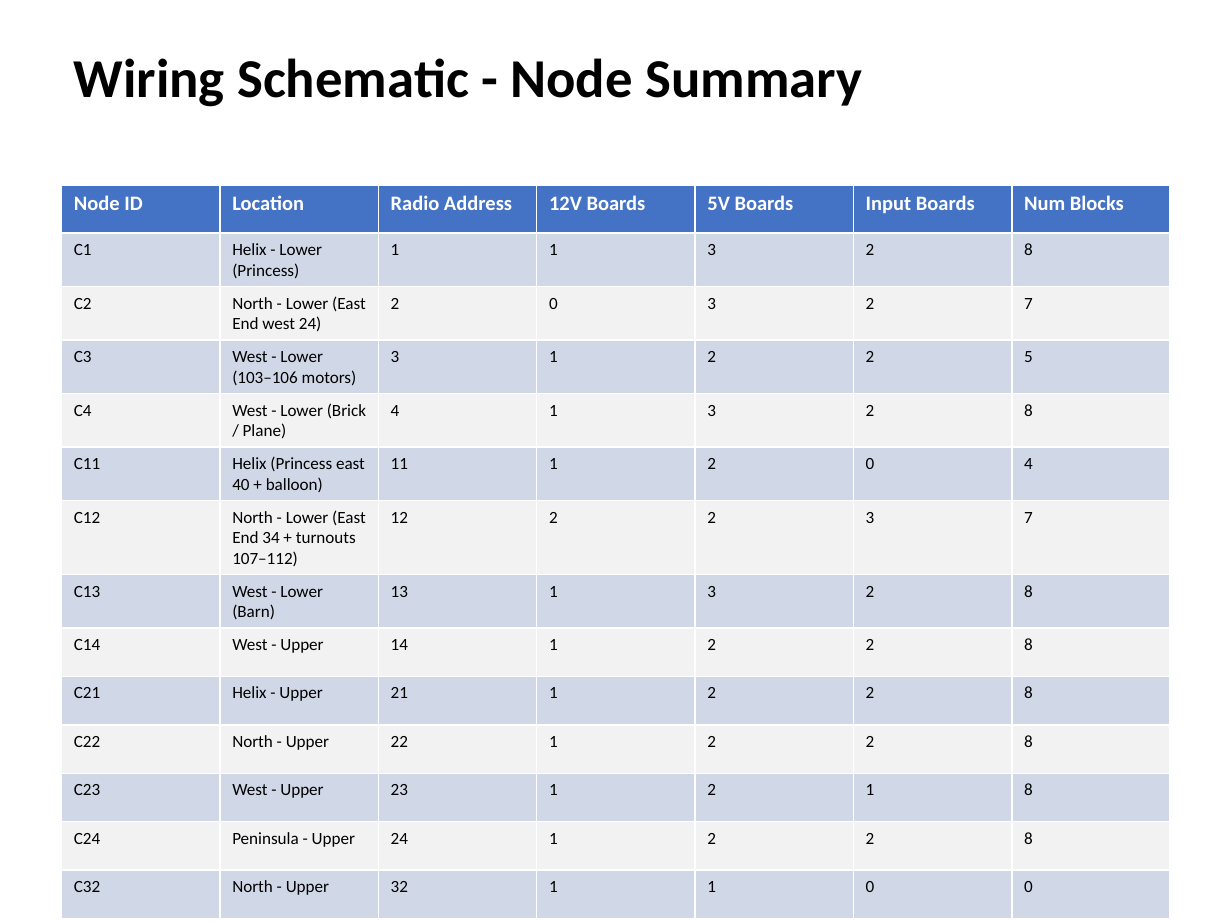
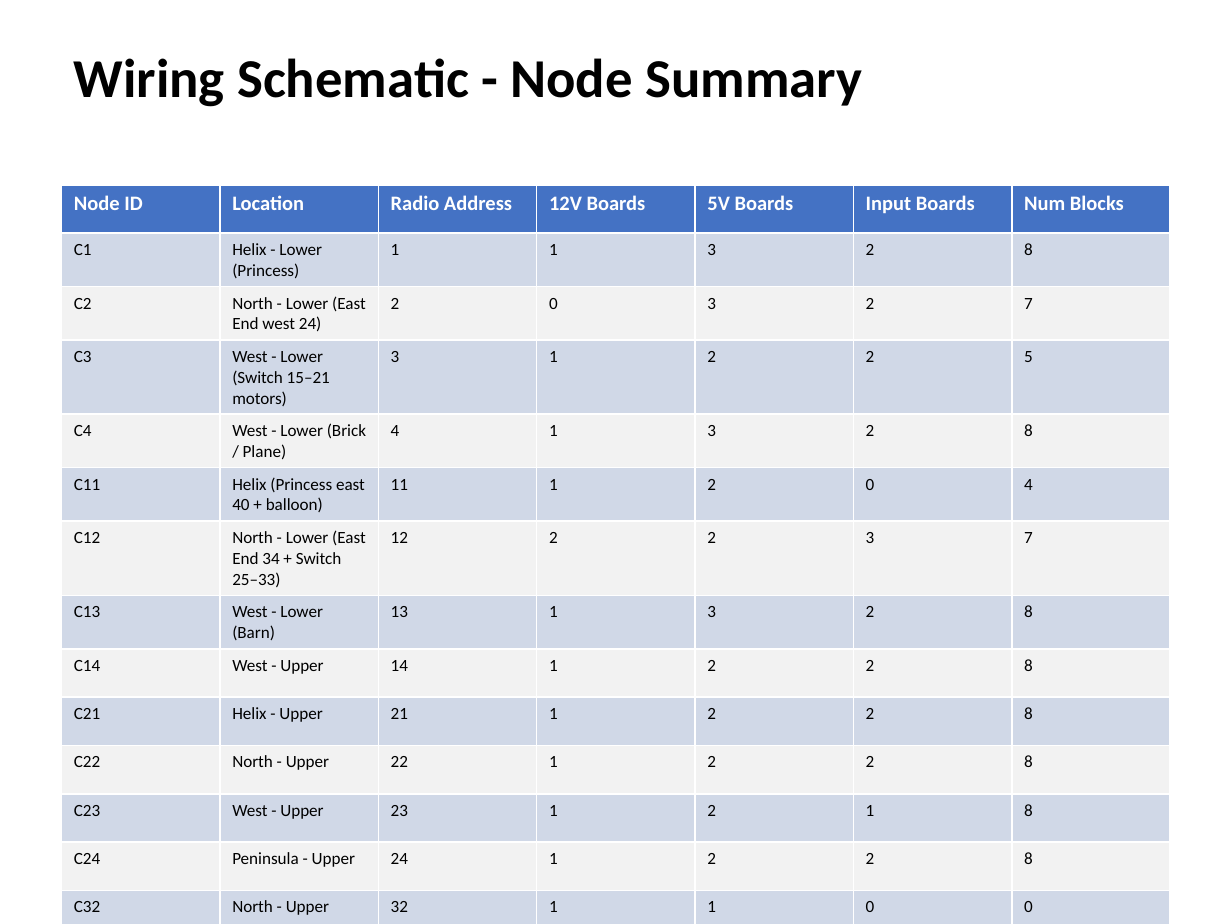
Before and after one commit to lnevo/hart, a slide deck: slide 1 of docs/wiring/Wiring_Schematic.pptx. Drawn at 1232x924 pixels with LibreOffice and Linux fonts; fonts in the diff are those of the drawing. Boxes give left, top, right and bottom in pixels: in the first picture for what was removed or moved away, otherwise in the second. Text is boxed around its words. In the diff, an @@ line names an element or a change of style, - is before the commit and + after.

```diff
--- a/docs/wiring/Wiring_Schematic.pptx
+++ b/docs/wiring/Wiring_Schematic.pptx
@@ table at (x1=62, y1=185, x2=1174, y2=919) @@
-row 4, column 2: West - Lower (103–106 motors)
+row 4, column 2: West - Lower (Switch 15–21 motors)
-row 7, column 2: North - Lower (East End 34 + turnouts 107–112)
+row 7, column 2: North - Lower (East End 34 + Switch 25–33)
```
Also in this commit, not shown: 7 other slides changed, 13 other files.
